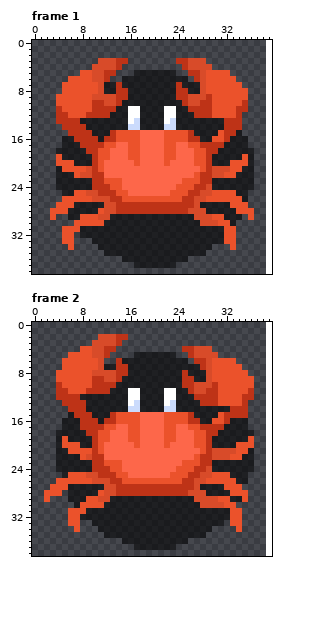
One commit to this pixel-art file: assets/art/aseprite/crab.aseprite. Above, as it was before the edit.
39x40 pixels, 2 frames. Colours within 5 levels of each other are drawn and written as one. Shown: frame 1, frame 2. The old version is drawn lined up with the new one, on the new canvas.
New version:
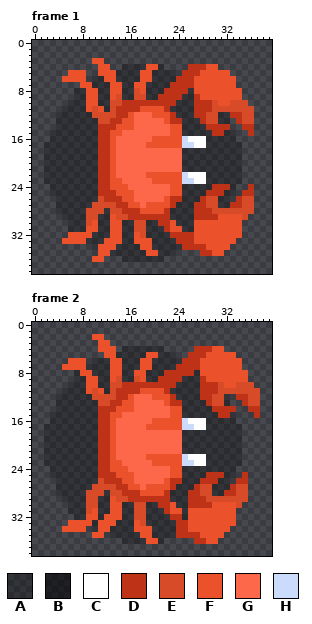
Palette (. is transparent): A #00000046  B #0000008d  C #ffffff  D #be3317  E #d84b29  F #eb522b  G #fd674a  H #cbdbfc
Difference:
canvas 39x40 -> 40x39 (the part of the old canvas that was cut away was empty and is not shown)
Changed rows in their new state; - is an unchanged pixel.
Frame 1:
first column x 2:
 3 --------FF....--------.....--------
 4 --------.FF..AAAAFFA---.DDDFF------
 5 ----FF-..FFFAAAAFFAAAA-D--F--------
 6 ---F---.AAFFAAAAFFAAAADDDFF--------
 7 ---...--AAAFFAAFFAAAAD-DDFF-----.--
 8 ---..AA--AAFFAAEFAAADD--AFF------.-
 9 --...AA-FAAFEAAEEAADDD-AADFF-----.-
10 --..AAA-FAA-EDDDDDDDDDAAAD--E--EEE-
11 --.AAAA-EFAEDDDDFFFFDAAAA---EEEEEEE
12 --AAAAAAEEEEDDFGGGFFFDAAA--EEAAD-EE
13 --AAAAAAAEEDDFFGGGGGFDDAAADEEAA.-EE
14 --AAAAAAADDDFFFGGGGGGFFAAAADDD-..DD
15 -AAAAAAAADDF-GGG----G--AAAAADDAA.-D
16 -AAAAAAAAD-FGGGG--FF---HCCCAAAAA..-
17 AAAAAAAAA-D---GG-FFF--FHHCCAAAAAA.-
18 AAAAAAAAADDF--GG----GG-AAAAAAAAAA..
19 AAAAAAAAADDF--GG----GG-AAAAAAAAAA..
20 AAAAAAAAADDF---G----G--AAAAAAAAAA..
21 AAAAAAAAADDF-----------AAAAAAAAAA..
22 AAAAAAAAA-DF-----FFFFFFHCCCAAAAAA..
23 AAAAAAAAA-D-------FFFFFHHCCAAAAAA..
24 -AAAAAAAA----F-------F-AAAAADDDA..D
25 -AAAAAAAA-----F--------AAAADDDAA.DD
26 --AAAAAAA-D----GGGGG-DDAAADEEAA.DEE
27 --AAAAAAEE----FFGFFFF-AAADDEEAADDEE
28 -.AAAAAEEEA-E---FFFF-AAAADDDEEEEEEE
29 -.-AAAAEEAAFEEDDDDDDDAAAADDDD-FFFE.
30 ----AAAE-AAFFAAEEAADDFAAAFFFF--FF--
31 ---.AAAFFAAFFAAEEAAADFFAAFFFFF--F--
32 ---.-FFFAAAFFAAFEAAAADDDDFFFFF--F--
33 -----FFAAAFFFAAFFFAAAADDDFFFFF-----
34 ----.---AFFFAAAAFFAAAAADDDDFFFF.---
35 ---------FFAAAAAAFFAAA....DDFF-----
36 --------FF---AAAAAAA....-----------
37 ---------------.......-------------
Frame 2:
first column x 2:
 2 --------FF....----------------------
 3 --------.FF..-----------------------
 4 ------...FFF-AAAAAAA---..DDDFF------
 5 ----......FFAAAAAFFAAA---DDFFFFF----
 6 ---.---.AAAFFAAAFFAAAAADD-FF----F---
 7 -------AAAAFFAAAFFAAAADDDDFF--------
 8 --...A--AAAFFAAFFAAADDD-DAFF--------
 9 --...AA-FAAFEAAEFAADDDDAAADF------.-
10 --..AAA-FAAEEDDDDDDDDDAAAADD-E--EEE-
11 --.AAAAFEFAEDDDDFFFFDAAAAAD--EEEEEEE
12 --AAAAAAEEEEDDFGGGFFFDAAAA--EEA.D-EE
13 --AAAAAAAEEDDFFGGGGGFDDAAAA-EEA..-EE
14 --AAAAAAADDDFFFGGGGGGFFAAAAADDD-..DD
15 -AAAAAAAADDF-GGG----G--AAAAAAD-A..-D
16 -AAAAAAAAD-FGGGG--FF---HCCCAAAAA..--
17 AAAAAAAAA-D---GG-FFF--FHHCCAAAAAA.--
18 AAAAAAAAADDF--GG----GG-AAAAAAAAAA..-
19 AAAAAAAAADDF--GG----GG-AAAAAAAAAA..-
20 AAAAAAAAADDF---G----G--AAAAAAAAAA..-
21 AAAAAAAAADDF-----------AAAAAAAAAA..-
22 AAAAAAAAA-DF-----FFFFFFHCCCAAAAAA..-
23 AAAAAAAAA-D-------FFFFFHHCCAAAAAA..-
24 -AAAAAAAA----F-------F-AAAAAAAAA...-
25 -AAAAAAAA-----F--------AAAADDDAA.D--
26 --AAAAAAA-D----GGGGG-DDAAADDDAA.DD--
27 -.AAAAAAEE----FFGFFFF-AAADEEAAADEE--
28 ..AAAAAEEEA-E---FFFF-AAADD-EAADDEE--
29 .--AAAAEEAAFEEDDDDDDDAAADDD--EEEEE--
30 ----AAAEEAAFFAAEEAADDFAADDDDFF--E---
31 ----AAAEFAAFFAAEEAAADFFAFFFFFFF-.---
32 ----.AAFFAFFFAAEEAAAADDAFFFFFFF-.---
33 ------FFAFFFAAAFEAAAAADDFFFFFFF-.---
34 ---FF-F-AFFAAAAFFFAAAADDFFFFFFF-.---
35 --------FF.AAAAAFFAAAADDDDFFFF------
36 -------------AAAAFFA....-DDFF-------
37 ---------------.......--------------
Pixel boxes of the changes (left, top, right, bottom) in both pictures:
changed: (44, 58, 254, 268)
changed: (44, 334, 260, 550)
